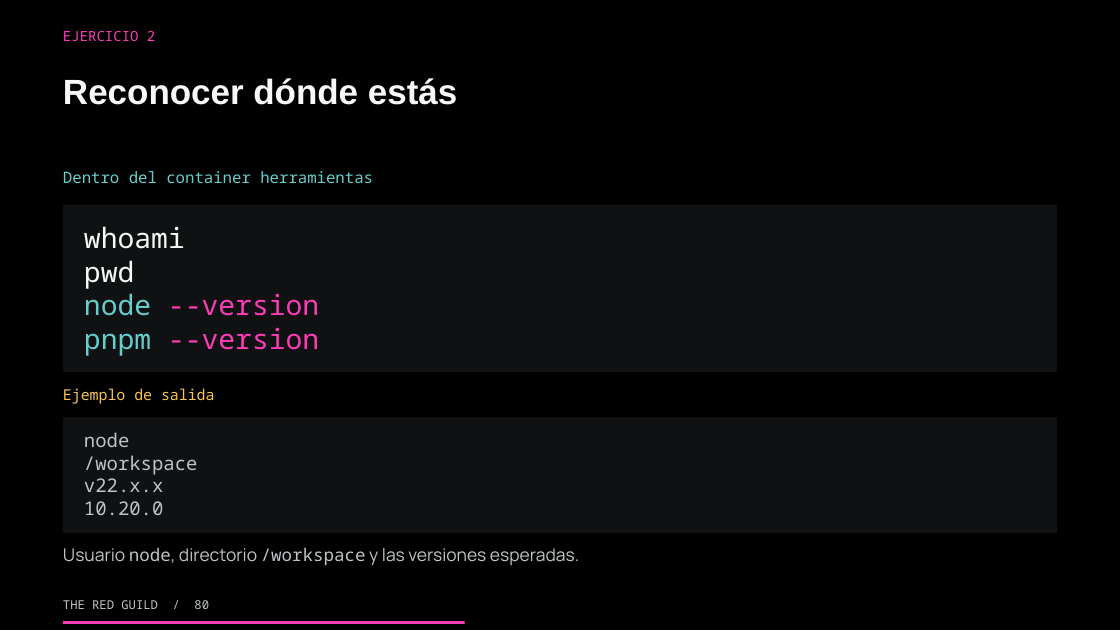
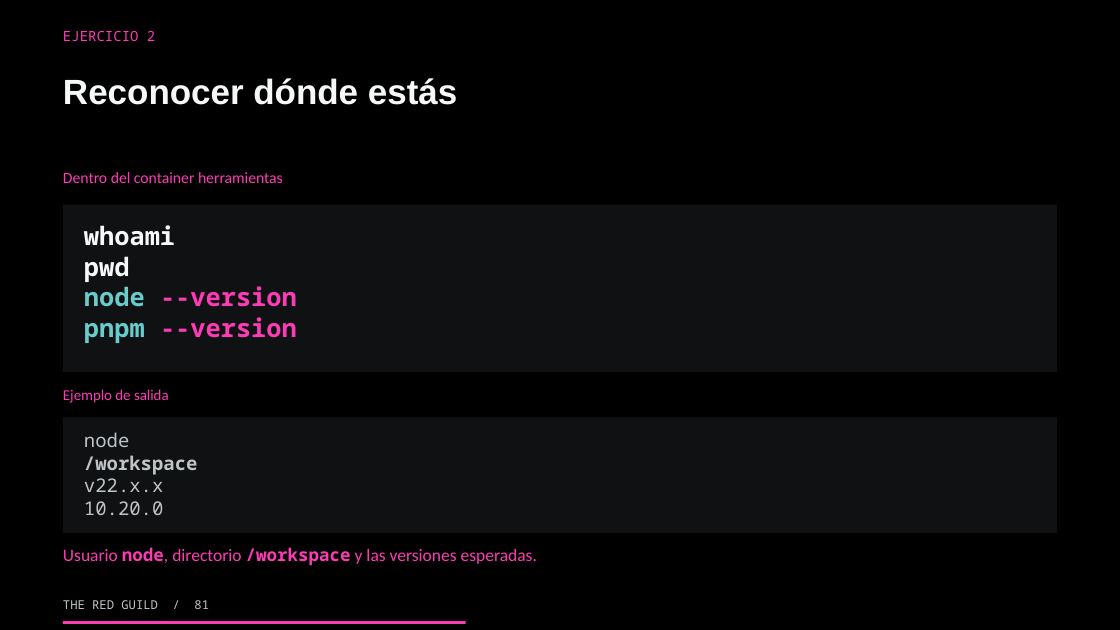
Before and after one commit to theredguild/github-ai-automation-lab, a slide deck: slide 81 of slides/workshop.pptx (slide 80 before the commit). Drawn at 1120x630 pixels with LibreOffice and Linux fonts; fonts in the diff are those of the drawing. Boxes give left, top, right and bottom in pixels: in the first picture for what was removed or moved away, otherwise in the second. Text is boxed around its words. In the diff, an @@ line names an element or a change of style, - is before the commit and + after.

```diff
--- a/slides/workshop.pptx
+++ b/slides/workshop.pptx
@@ text "Dentro del container herramientas" at (63,172,283,183): font Noto Sans Mono to Calibri, text colour #67CDCC to #FC3CB5 @@
@@ text "whoami" at (84,225,297,343): size 24 to 21.8 pt, bold on @@
@@ text "Ejemplo de salida" at (63,389,169,403): font Noto Sans Mono to Calibri, text colour #F8C555 to #FC3CB5 @@
@@ text at (84,455,197,475): bold on in "/workspace" @@
@@ text "Usuario node, directorio /workspace y ..." at (63,547,537,566): font Manrope to Calibri in "Usuario node, directorio y las versiones esperadas."; text colour #BFC4C7 to #FC3CB5; bold on in "node, /workspace" @@
@@ text at (63,600,209,609): text changed @@
-THE RED GUILD / 80
+THE RED GUILD / 81
```
Also in this commit, not shown: 197 other slides changed, 2 slides added, 1 other file.
